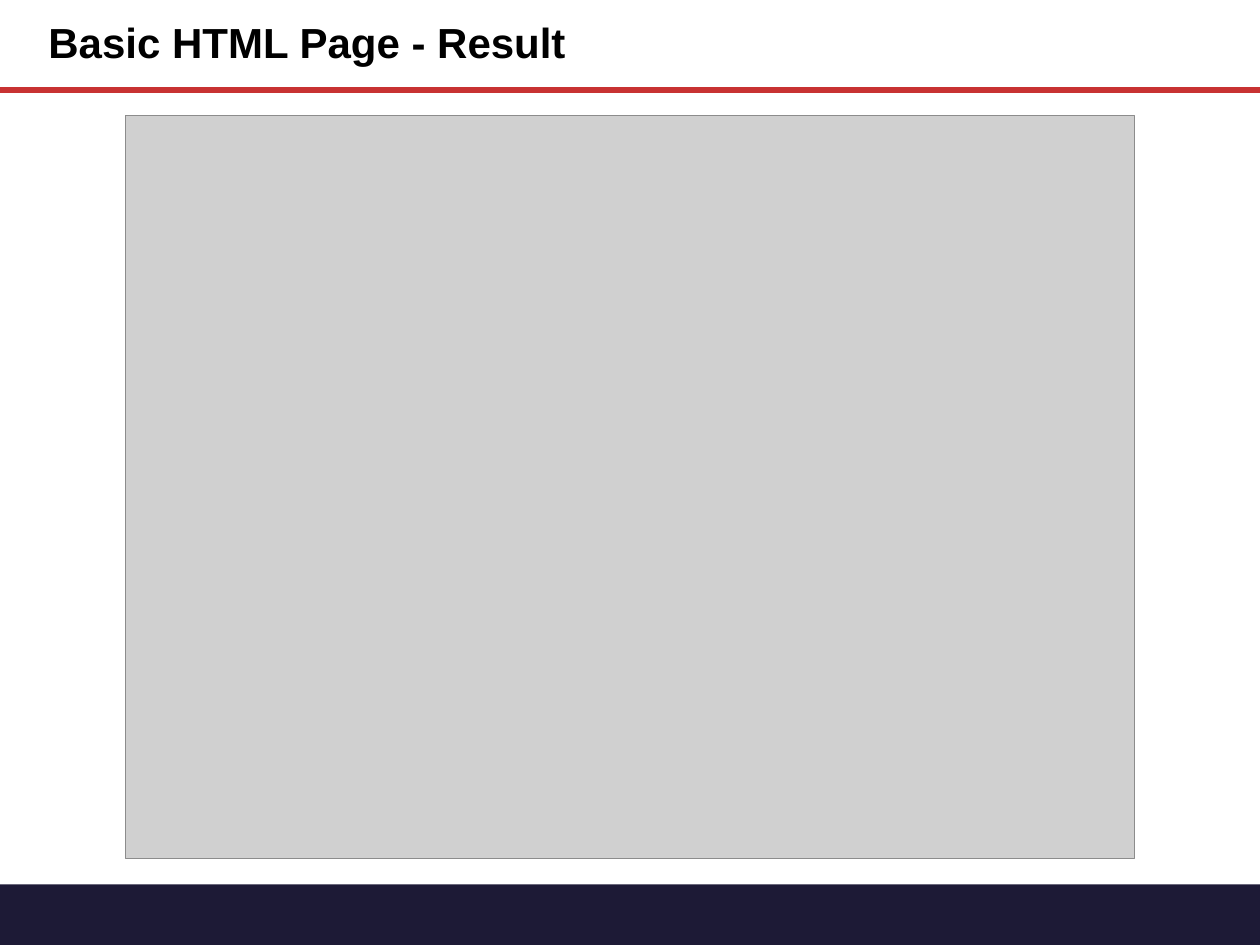
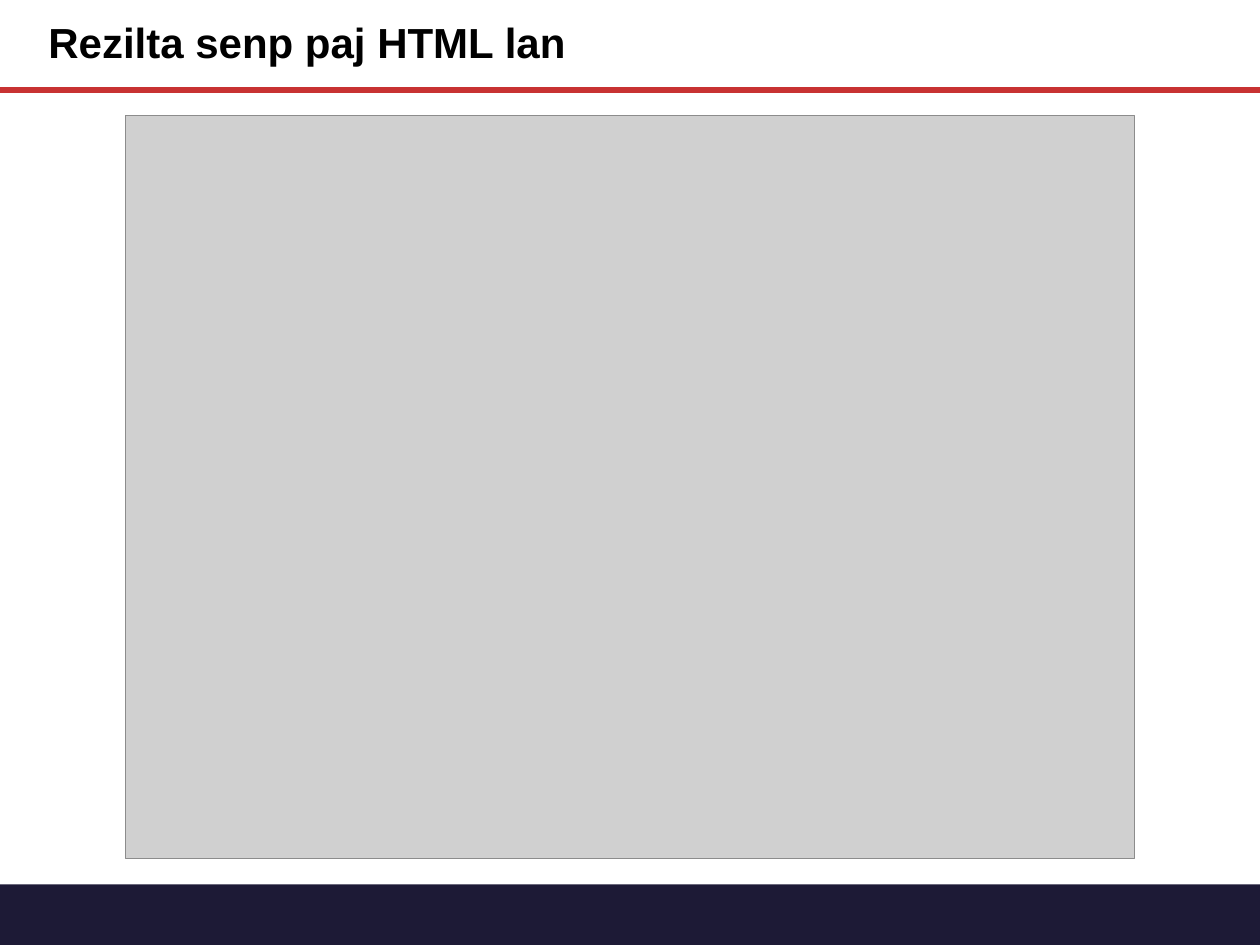
Before and after one commit to tichaiti/tichaiti-workshop, a slide deck: slide 16 of Prezantasyon/Gitn_Pro_HTML_CSS.pptx (slide 17 before the commit). Drawn at 1260x945 pixels with LibreOffice and Linux fonts; fonts in the diff are those of the drawing; grey boxes stand for pictures. Boxes give left, top, right and bottom in pixels: in the first picture for what was removed or moved away, otherwise in the second. Text is boxed around its words. In the diff, an @@ line names an element or a change of style, - is before the commit and + after.

```diff
--- a/Prezantasyon/Gitn_Pro_HTML_CSS.pptx
+++ b/Prezantasyon/Gitn_Pro_HTML_CSS.pptx
@@ title at <box>48,27,566,67</box>: text changed @@
-Basic HTML Page - Result
+Rezilta senp paj HTML lan
```
Also in this commit, not shown: 7 other slides changed, 6 slides added, 10 slides removed, 2 other files.
